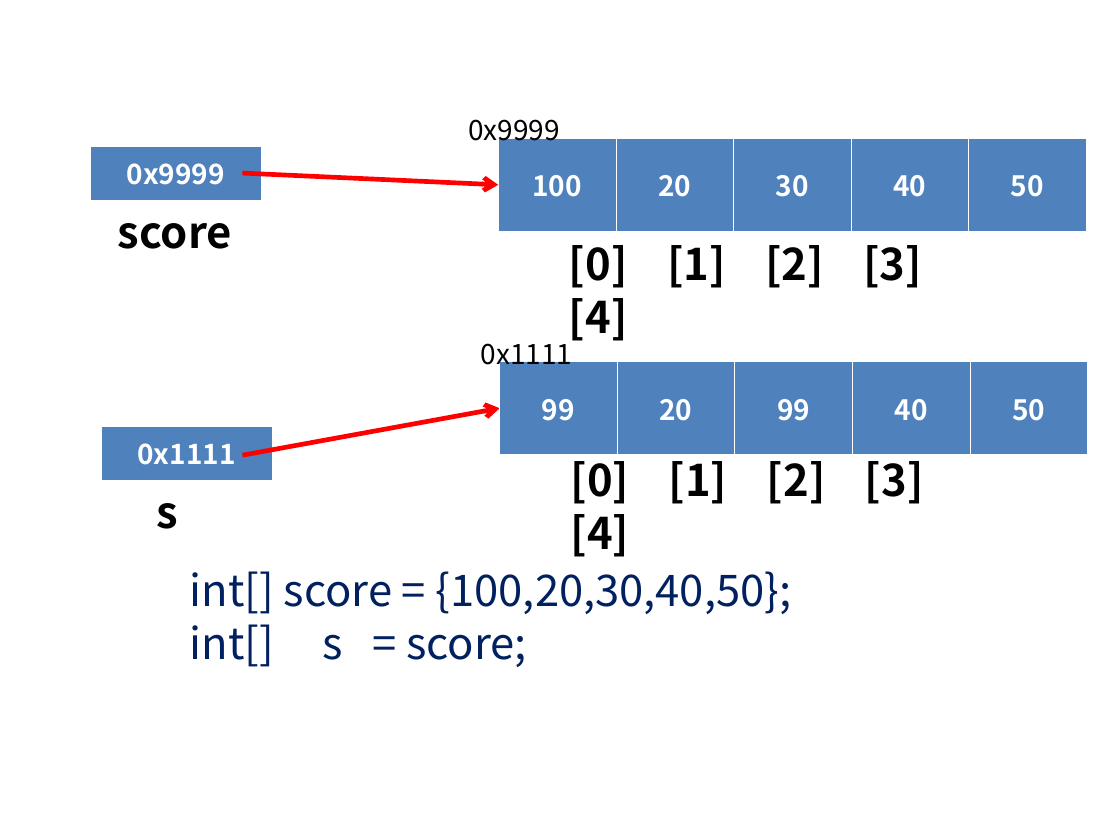
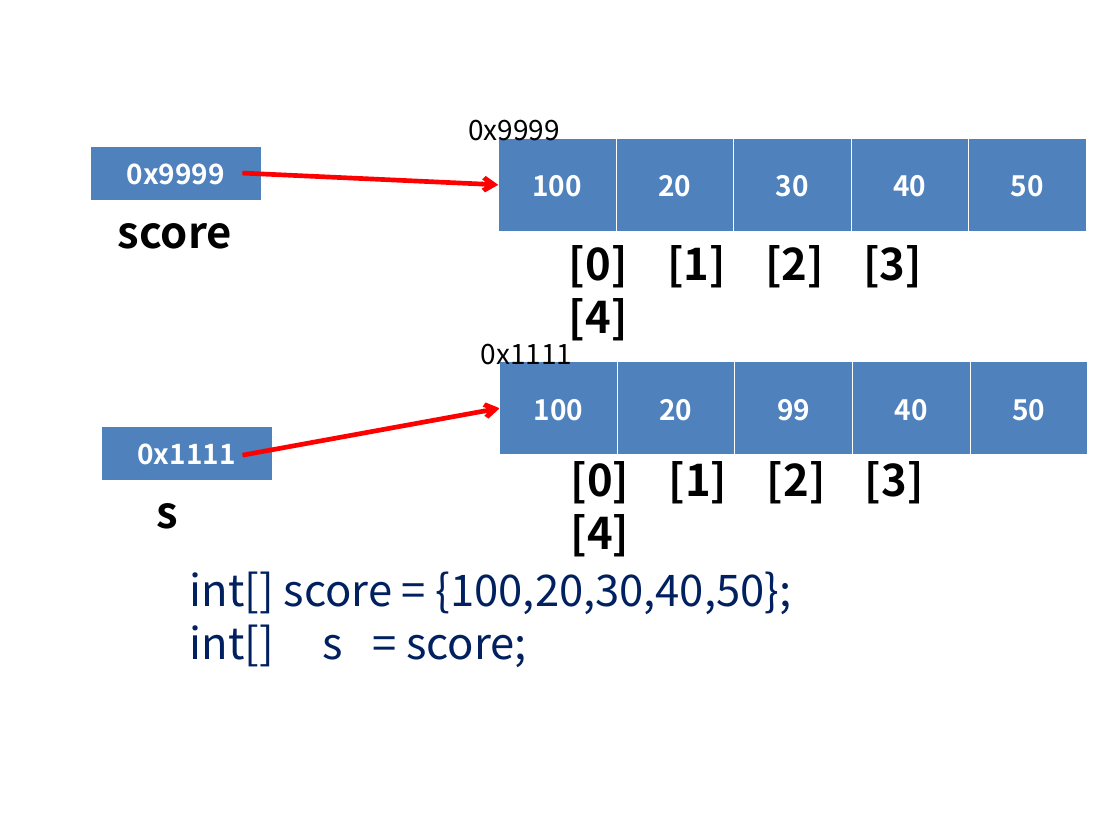
Before and after one commit to GOLDKUM/big-1, a slide deck: slide 4 of note/1_JAVA/1202.5_배열.ppt. Drawn at 1120x840 pixels with LibreOffice and Linux fonts; fonts in the diff are those of the drawing. Boxes give left, top, right and bottom in pixels: in the first picture for what was removed or moved away, otherwise in the second. Text is boxed around its words. In the diff, an @@ line names an element or a change of style, - is before the commit and + after.

```diff
--- a/note/1_JAVA/1202.5_배열.ppt
+++ b/note/1_JAVA/1202.5_배열.ppt
@@ table at <box>500,362,1088,456</box> @@
-row 1, column 1: 99
+row 1, column 1: 100
```
Also in this commit, not shown: 4 other slides changed, 1 slide removed, 12 other files.
